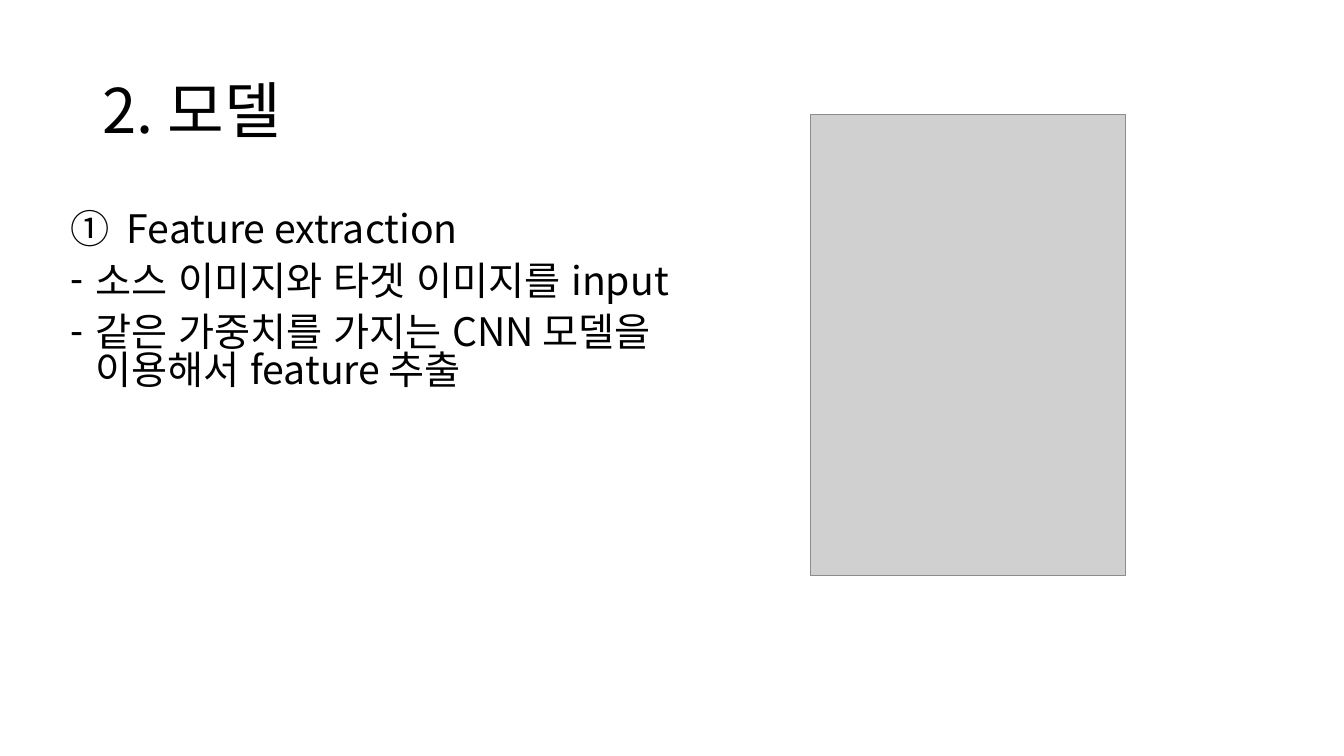
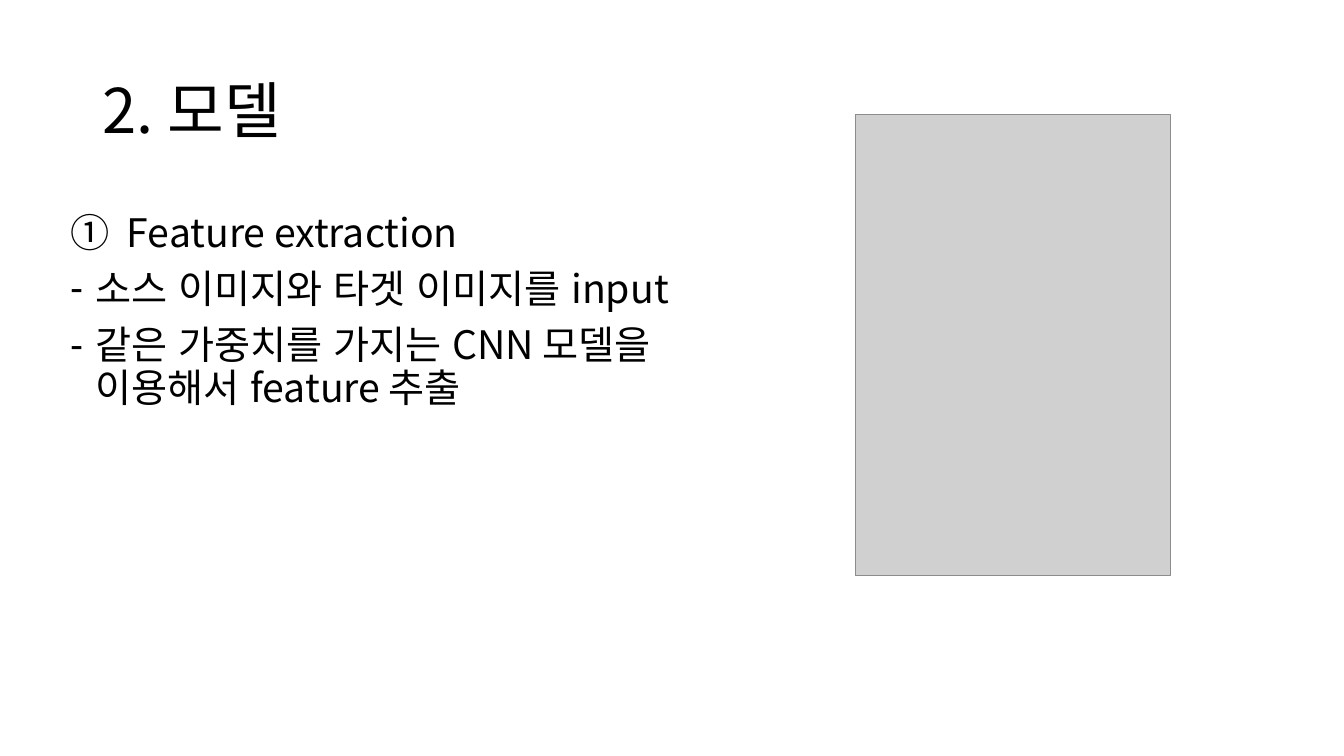
Before and after one commit to chroion/paper-review, a slide deck: slide 4 of CATs++ Boosting Cost Aggregation with Convolutions and Transformers/CATs++ Boosting Cost Aggregation with Convolutions and Transformers.pptx. Drawn at 1344x756 pixels with LibreOffice and Linux fonts; fonts in the diff are those of the drawing; grey boxes stand for pictures. Boxes give left, top, right and bottom in pixels: in the first picture for what was removed or moved away, otherwise in the second. Text is boxed around its words. In the diff, an @@ line names an element or a change of style, - is before the commit and + after.

```diff
--- a/CATs++ Boosting Cost Aggregation with Convolutions and Transformers/CATs++ Boosting Cost Aggregation with Convolutions and Transformers.pptx
+++ b/CATs++ Boosting Cost Aggregation with Convolutions and Transformers/CATs++ Boosting Cost Aggregation with Convolutions and Transformers.pptx
@@ picture: place and size @@
-picture at (811, 115, 1126, 576)
+picture at (855, 115, 1171, 576)
@@ text "Feature extraction" at (95, 216, 668, 405): line spacing 0.8 to 0.9 @@
```
Also in this commit, not shown: 5 other slides changed, 15 slides added.
